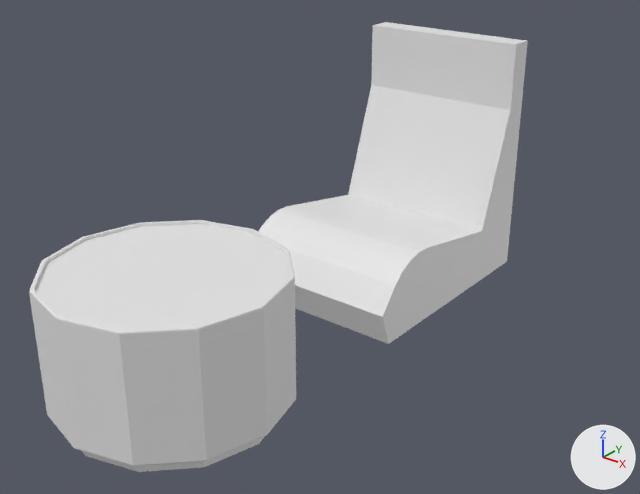
The Blender file blend/Props - tables chairs.blend as it was, and as the next commit left it.
Before and after are seen from a 50 mm lens placed at (2.36, -2.03, 2.05), pointed at (0.25, 0.63, 0.54). Arrows for +X, +Y and +Z are at lower right; the lights stay in place.

Before the edit, the objects in view are built like this:
```python
me_cube_001 = bpy.data.meshes.new('Cube.001')
me_cube_001.from_pydata(...)  # 24 vertices, 14 faces; spans x -0.6..0.25, y -0.546..0.654, z -0.455..0.745
me_cylinder = bpy.data.meshes.new('Cylinder')
me_cylinder.from_pydata(...)  # 120 vertices, 110 faces; spans x -0.5..0.5, y -0.5..0.5, z -0.302..0.3
ob_chair = bpy.data.objects.new('Chair', me_cube_001)
ob_chair.location = (0.165, 1.417, 0.455)
ob_table = bpy.data.objects.new('Table', me_cylinder)
ob_table.location = (0.0, 0.0, 0.302)
```
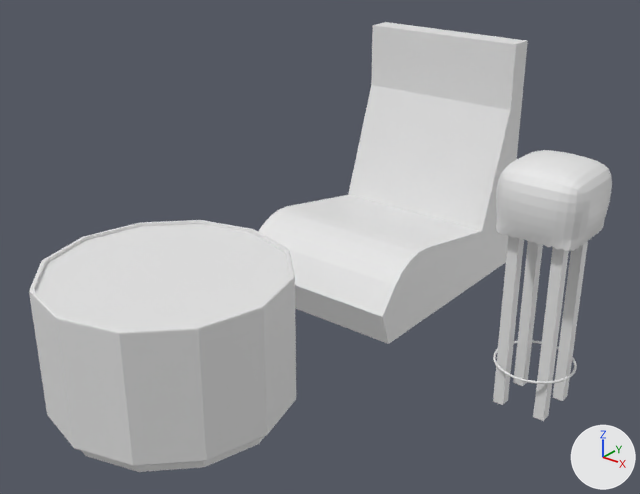
The newer file is also turned or shifted as a whole; pictures and numbers use the older file's frame.

The change in detail:
Mesh me_cube_003 is new.
It has 1204 vertices, 998 faces and spans x -0.187..0.187, y -0.187..0.187, z -0.717..0.322.
Object 'Bar Stool' (ob_bar_stool) is new; it shows me_cube_003.
Its location is (1.124, 0.915, 0.717).

Pixel boxes [x1, y1, x2, y2] of what changed, in the pictures (640 x 494 px):
'Bar Stool', added: after [493, 150, 612, 421]
